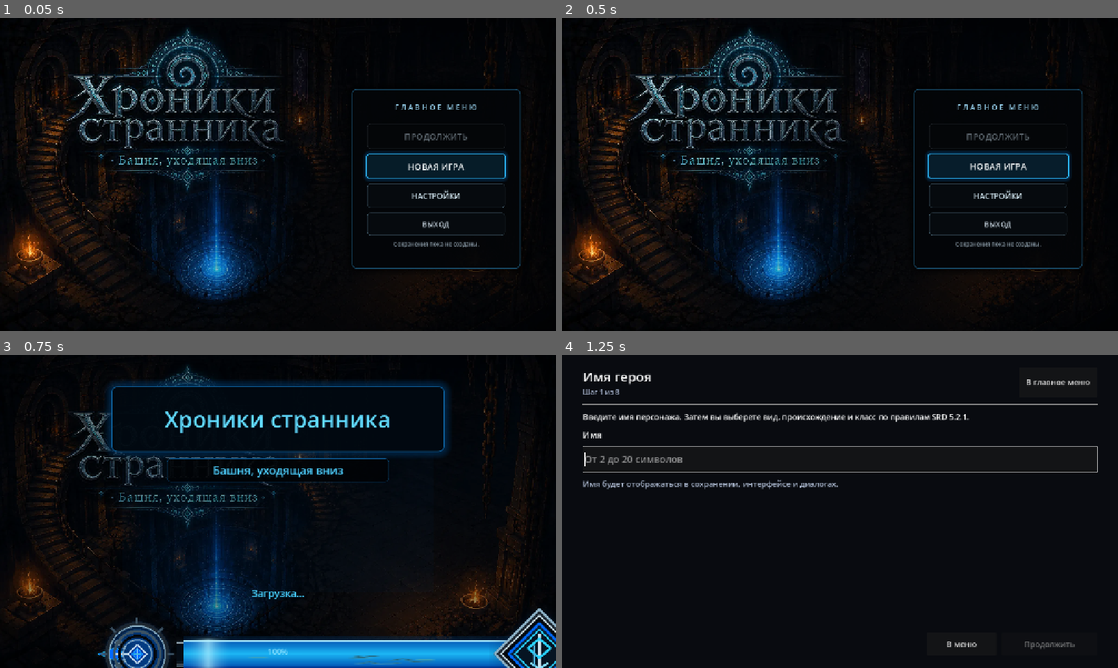
Above: before the commit, frames 1-4 (two rows, left to right).
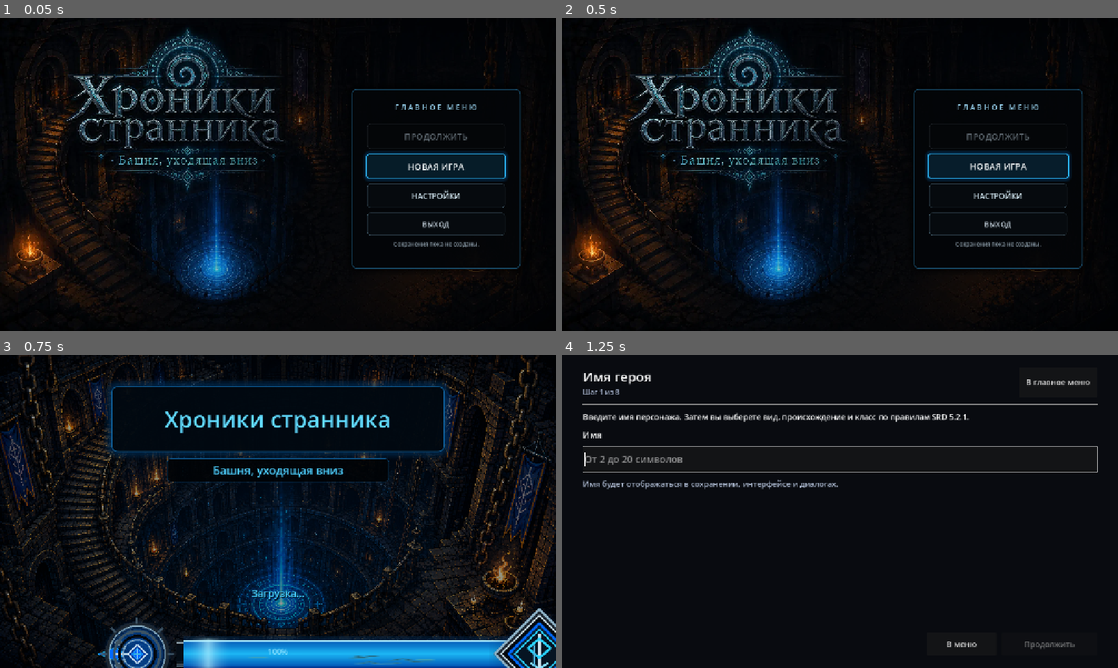
Above: after the commit, the same moments.

Repository: eretenkodaniil16-rgb/rpg-project
Game: Godot game, scene res://scenes/menus/main_menu.tscn
Two runs of this game, one before a commit and one after it. Both use one fixed random seed, a clock stepped at 60 frames per second and the inputs below.
Inputs:
- Up to frame 1 (0.05 s): no input
- Up to frame 2 (0.5 s): no input
- Up to frame 3 (0.75 s): click "НОВАЯ ИГРА" at 0.5 s
- Up to frame 4 (1.25 s): no input

Frames 1-2 are identical in both runs. In frame 3, 19% of the frame differs, in the area x 0-100%, y 0-100%; in frame 4, nothing differs.

Commit message:
art: восстановить утверждённый фон загрузки

Diff:
--- /dev/null
+++ b/assets/branding/loading_screen/loading_screen_visual_v02.json
@@ -0,0 +1,43 @@
+{
+  "visual_id": "loading_screen_visual_v02",
+  "display_name": "Хроники странника: Башня, уходящая вниз",
+  "status": "runtime_candidate",
+  "style": "pixel_art_dark_fantasy",
+  "approved_direction": "cylindrical_tower_blue_tapestries_pixel_pass",
+  "resources": {
+    "scene": "res://scenes/menus/loading_screen_visual_v02.tscn",
+    "background_script": "res://scripts/menus/loading_screen_background_v02.gd",
+    "background_texture": "res://assets/branding/loading_screen/approved/loading_screen_visual_v02/background/loading_screen_tower_blue_v02.png",
+    "progress_bar_scene": "res://scenes/ui/loading_progress_bar_v03.tscn"
+  },
+  "background_contract": {
+    "source_size": [1672, 941],
+    "encoding": "png_rgb8",
+    "sha256": "271f14237067e093b783367fb9e7b2c6d5fa4249158aece8b21d963e639b65f0",
+    "stretch_mode": "keep_aspect_covered",
+    "texture_filter": "linear",
+    "contains_title": false,
+    "contains_subtitle": false,
+    "contains_loading_ui": false,
+    "composition": [
+      "cylindrical_tower",
+      "descending_stairs",
+      "bright_blue_tapestries",
+      "warm_torches",
+      "blue_runic_circle",
+      "vertical_magic_beam"
+    ]
+  },
+  "fallback": {
+    "background_color": "#010306",
+    "loading_flow_preserved_without_art": true,
+    "texture_loaded_dynamically": true
+  },
+  "approval": {
+    "background_reference_approved": true,
+    "pixel_pass_approved": true,
+    "windows_physical_tested": false,
+    "android_physical_tested": false,
+    "final": false
+  }
+}
--- a/scenes/menus/loading_screen_visual_v02.tscn
+++ b/scenes/menus/loading_screen_visual_v02.tscn
@@ -1,7 +1,7 @@
 [gd_scene load_steps=6 format=3]
 
 [ext_resource type="Script" path="res://scripts/menus/loading_screen_visual_v02.gd" id="1_visual"]
-[ext_resource type="Script" path="res://scripts/menus/main_menu_tiled_background.gd" id="2_background"]
+[ext_resource type="Script" path="res://scripts/menus/loading_screen_background_v02.gd" id="2_background"]
 [ext_resource type="PackedScene" path="res://scenes/ui/loading_progress_bar_v03.tscn" id="3_bar"]
 
 [sub_resource type="StyleBoxFlat" id="StyleTitle"]
--- /dev/null
+++ b/scripts/menus/loading_screen_background_v02.gd
@@ -0,0 +1,56 @@
+class_name LoadingScreenBackgroundV02
+extends Control
+
+const BACKGROUND_TEXTURE_PATH: String = "res://assets/branding/loading_screen/approved/loading_screen_visual_v02/background/loading_screen_tower_blue_v02.png"
+const EXPECTED_SOURCE_SIZE: Vector2 = Vector2(1672.0, 941.0)
+
+var _background_texture: Texture2D = null
+
+
+func _ready() -> void:
+	mouse_filter = Control.MOUSE_FILTER_IGNORE
+	texture_filter = CanvasItem.TEXTURE_FILTER_LINEAR
+	texture_repeat = CanvasItem.TEXTURE_REPEAT_DISABLED
+	_load_background_texture()
+	visible = has_background_texture()
+	queue_redraw()
+
+
+func _notification(what: int) -> void:
+	if what == NOTIFICATION_RESIZED:
+		queue_redraw()
+
+
+func has_background_texture() -> bool:
+	return _background_texture != null
+
+
+func source_size() -> Vector2:
+	if _background_texture == null:
+		return Vector2.ZERO
+	return _background_texture.get_size()
+
+
+func texture_path() -> String:
+	return BACKGROUND_TEXTURE_PATH
+
+
+func _load_background_texture() -> void:
+	_background_texture = null
+	if not ResourceLoader.exists(BACKGROUND_TEXTURE_PATH, "Texture2D"):
+		return
+	var resource: Resource = load(BACKGROUND_TEXTURE_PATH)
+	if resource is Texture2D:
+		_background_texture = resource as Texture2D
+
+
+func _draw() -> void:
+	if _background_texture == null or size.x <= 1.0 or size.y <= 1.0:
+		return
+	var texture_size: Vector2 = _background_texture.get_size()
+	if texture_size.x <= 0.0 or texture_size.y <= 0.0:
+		return
+	var scale_factor: float = maxf(size.x / texture_size.x, size.y / texture_size.y)
+	var covered_size: Vector2 = texture_size * scale_factor
+	var origin: Vector2 = (size - covered_size) * 0.5
+	draw_texture_rect(_background_texture, Rect2(origin, covered_size), false)
--- a/scripts/menus/loading_screen_visual_v02.gd
+++ b/scripts/menus/loading_screen_visual_v02.gd
@@ -17,8 +17,8 @@
 func _ready() -> void:
 	layer = 1000
 	_reduced_motion = bool(ProjectSettings.get_setting(REDUCED_MOTION_SETTING, false))
-	if _approved_background.has_method("has_complete_tiles"):
-		_approved_background.visible = bool(_approved_background.call("has_complete_tiles"))
+	if _approved_background.has_method("has_background_texture"):
+		_approved_background.visible = bool(_approved_background.call("has_background_texture"))
 	set_progress(0.0)
 	set_process(not _reduced_motion)
 	if _reduced_motion:
@@ -51,3 +51,11 @@
 
 func has_runtime_progress_bar() -> bool:
 	return _progress_bar != null and _progress_bar.has_method("set_progress")
+
+
+func has_approved_background() -> bool:
+	return (
+		_approved_background != null
+		and _approved_background.has_method("has_background_texture")
+		and bool(_approved_background.call("has_background_texture"))
+	)
--- a/tests/smoke_scene_transition_manager.gd
+++ b/tests/smoke_scene_transition_manager.gd
@@ -18,6 +18,18 @@
 	assert(visual.has_method("set_progress"))
 	assert(visual.has_method("has_runtime_progress_bar"))
 	assert(bool(visual.call("has_runtime_progress_bar")))
+	assert(visual.has_method("has_approved_background"))
+	assert(bool(visual.call("has_approved_background")))
+	var approved_background: Control = visual.get_node("Root/ApprovedBackground") as Control
+	assert(approved_background != null)
+	assert(approved_background.visible)
+	assert(approved_background.has_method("source_size"))
+	assert(approved_background.call("source_size") == Vector2(1672.0, 941.0))
+	assert(approved_background.has_method("texture_path"))
+	assert(
+		String(approved_background.call("texture_path"))
+		== "res://assets/branding/loading_screen/approved/loading_screen_visual_v02/background/loading_screen_tower_blue_v02.png"
+	)
 	visual.call("set_progress", 50.0)
 	var progress_label: Label = visual.get_node("Root/ProgressLabel") as Label
 	var subtitle: Label = visual.get_node("Root/SubtitlePanel/Subtitle") as Label
Binary file added: assets/branding/loading_screen/approved/loading_screen_visual_v02/background/loading_screen_tower_blue_v02.png
Not shown, changed: .github/workflows/validate-scene-transitions-v01.yml
Not shown, added: docs/LOADING_SCREEN_BACKGROUND_V02.md
Not shown, changed: docs/SCENE_TRANSITIONS_LOADING_V01.md
Not shown, added: tests/test_loading_screen_background_v02.py
